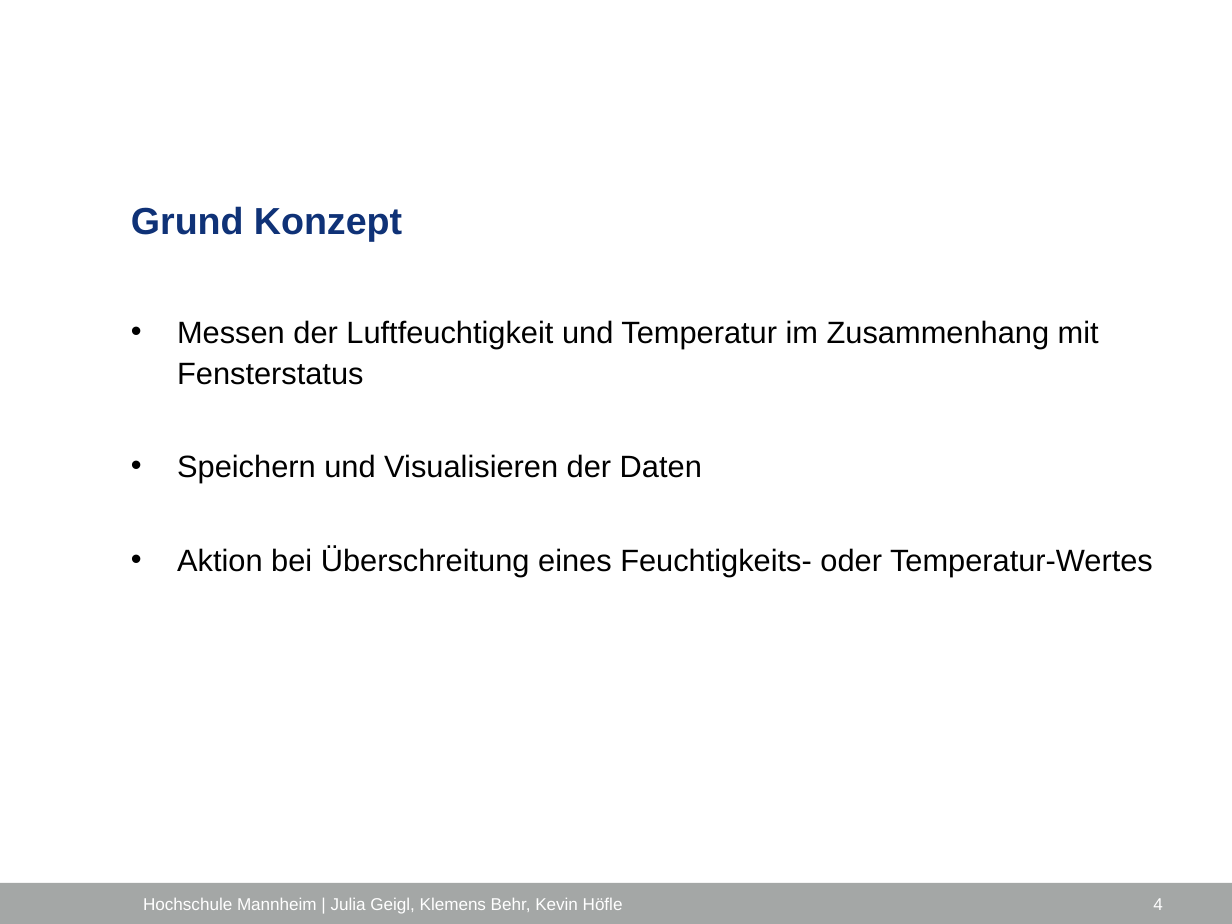
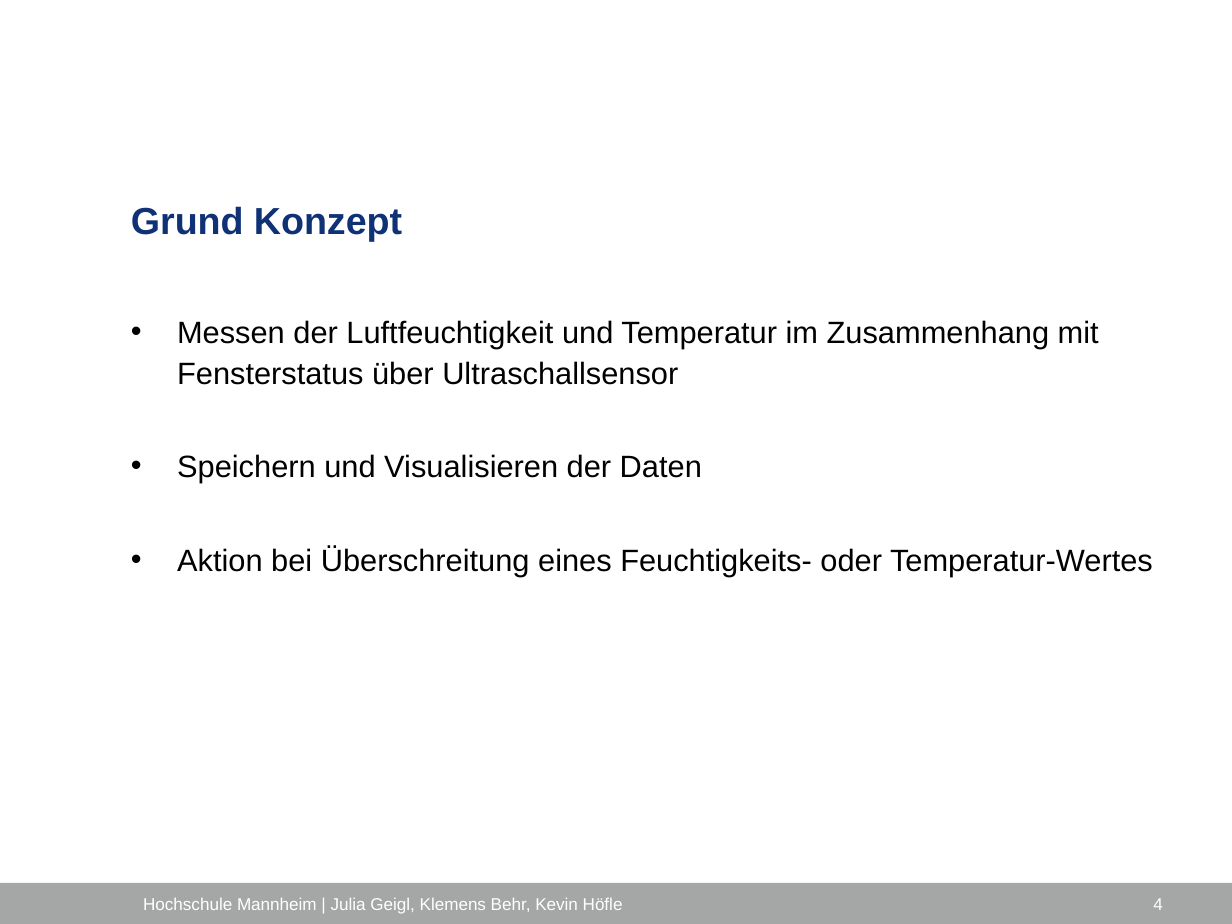
Before and after one commit to ProjektlaborEmbeddedSecurity/Presentation, a slide deck: slide 4 of PES_FH_VERS.pptx. Drawn at 1232x924 pixels with LibreOffice and Linux fonts; fonts in the diff are those of the drawing; background and template pictures are left out. Boxes give left, top, right and bottom in pixels: in the first picture for what was removed or moved away, otherwise in the second. Text is boxed around its words. In the diff, an @@ line names an element or a change of style, - is before the commit and + after.

```diff
--- a/PES_FH_VERS.pptx
+++ b/PES_FH_VERS.pptx
@@ text at (177, 320, 1099, 385): text changed @@
-• Messen der Luftfeuchtigkeit und Temperatur im Zusammenhang mit Fensterstatus
+• Messen der Luftfeuchtigkeit und Temperatur im Zusammenhang mit Fensterstatus über Ultraschallsensor
```
Also in this commit, not shown: 10 other slides changed, 1 slide added.
